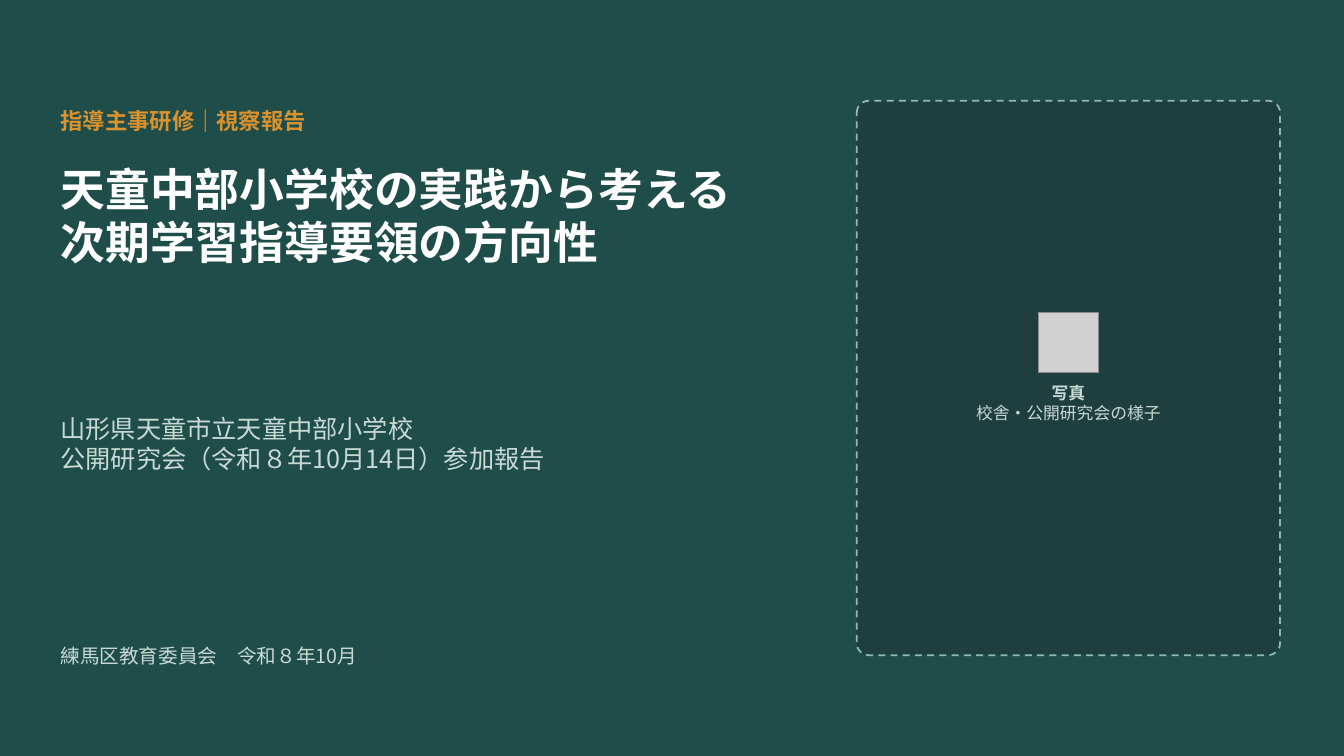
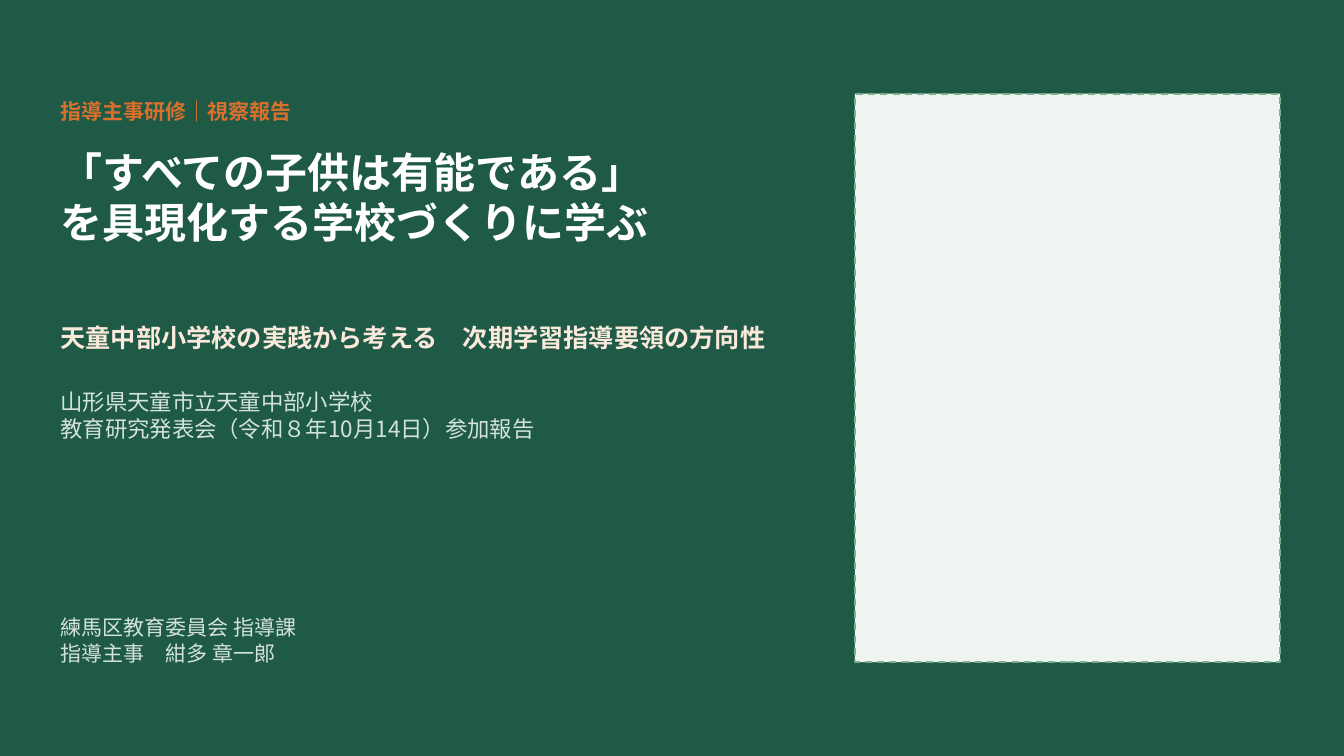
Before and after one commit to contynet730-star/con30, a slide deck: slide 1 of 天童中部小学校視察/081014_天童中部小学校_指導主事研修スライド.pptx. Drawn at 1344x756 pixels with LibreOffice and Linux fonts; fonts in the diff are those of the drawing; grey boxes stand for pictures. Boxes give left, top, right and bottom in pixels: in the first picture for what was removed or moved away, otherwise in the second. Text is boxed around its words. In the diff, an @@ line names an element or a change of style, - is before the commit and + after.

```diff
--- a/天童中部小学校視察/081014_天童中部小学校_指導主事研修スライド.pptx
+++ b/天童中部小学校視察/081014_天童中部小学校_指導主事研修スライド.pptx
@@ background #1E4D4A to #1F5A47 @@
@@ text "指導主事研修｜視察報告": place and size @@
-text "指導主事研修｜視察報告" at (60, 109, 306, 132)
+text "指導主事研修｜視察報告" at (60, 100, 291, 122)
@@ text "指導主事研修｜視察報告" at (60, 100, 291, 122): size 16 to 15 pt, text colour #D9922E to #D9702C @@
@@ rectangle added at (855, 94, 1280, 662), fill #EEF4F0, outline #7FAF8E 1.25 pt dashed @@
@@ rounded rectangle removed at (857, 101, 1280, 655) @@
@@ text added at (60, 152, 648, 242), 30 pt, text #FFFFFF, bold @@
+「すべての子供は有能である」
+を具現化する学校づくりに学ぶ
@@ text at (60, 325, 765, 350): text changed; size 32 to 18 pt; text colour #FFFFFF to #FBEADB @@
-天童中部小学校の実践から考える
-次期学習指導要領の方向性
+天童中部小学校の実践から考える 次期学習指導要領の方向性
@@ text "天童中部小学校の実践から考える 次期学習指導要領の方向性" at (60, 325, 765, 350): vertical alignment top to middle @@
@@ picture removed at (1038, 313, 1099, 373) @@
@@ text "山形県天童市立天童中部小学校": place and size @@
-text "山形県天童市立天童中部小学校" at (60, 416, 544, 470)
+text "山形県天童市立天童中部小学校" at (60, 391, 534, 439)
@@ text removed at (976, 385, 1161, 421) @@
-写真
-校舎・公開研究会の様子
@@ text at (60, 418, 534, 439): text changed; size 18 to 16 pt; text colour #C9D9D4 to #D3E3D9 @@
-公開研究会（令和８年10月14日）参加報告
+教育研究発表会（令和８年10月14日）参加報告
@@ text at (60, 391, 372, 412): size 18 to 16 pt, text colour #C9D9D4 to #D3E3D9 in "山形県天童市立天童中部小学校" @@
@@ text "練馬区教育委員会 指導課" at (60, 617, 296, 663): vertical alignment middle to bottom @@
@@ text at (60, 617, 296, 663): text changed; size 14 to 15 pt; text colour #C9D9D4 to #D3E3D9 @@
-練馬区教育委員会 令和８年10月
+練馬区教育委員会 指導課
+指導主事 紺多 章一郎
```
Also in this commit, not shown: 5 other slides changed, 11 slides added, 18 slides removed.
